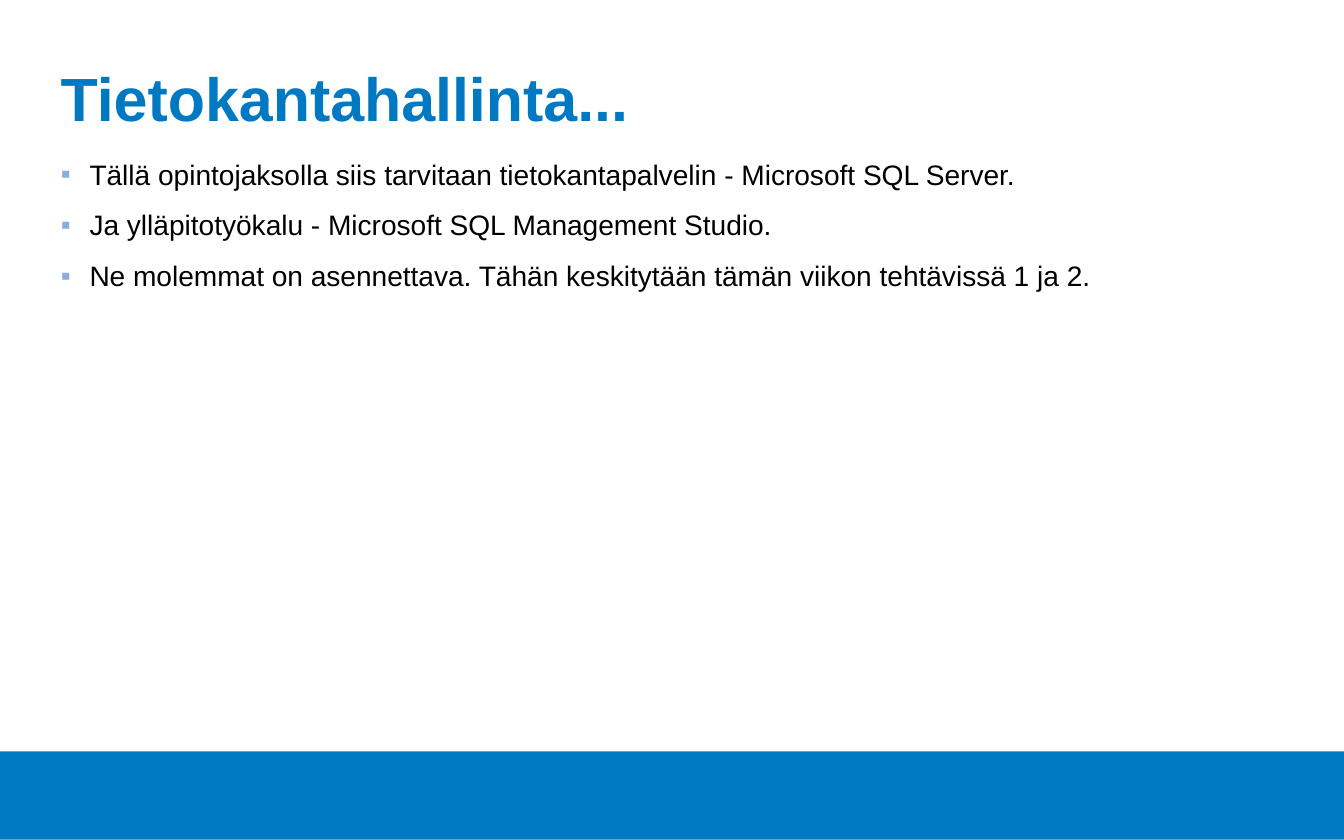
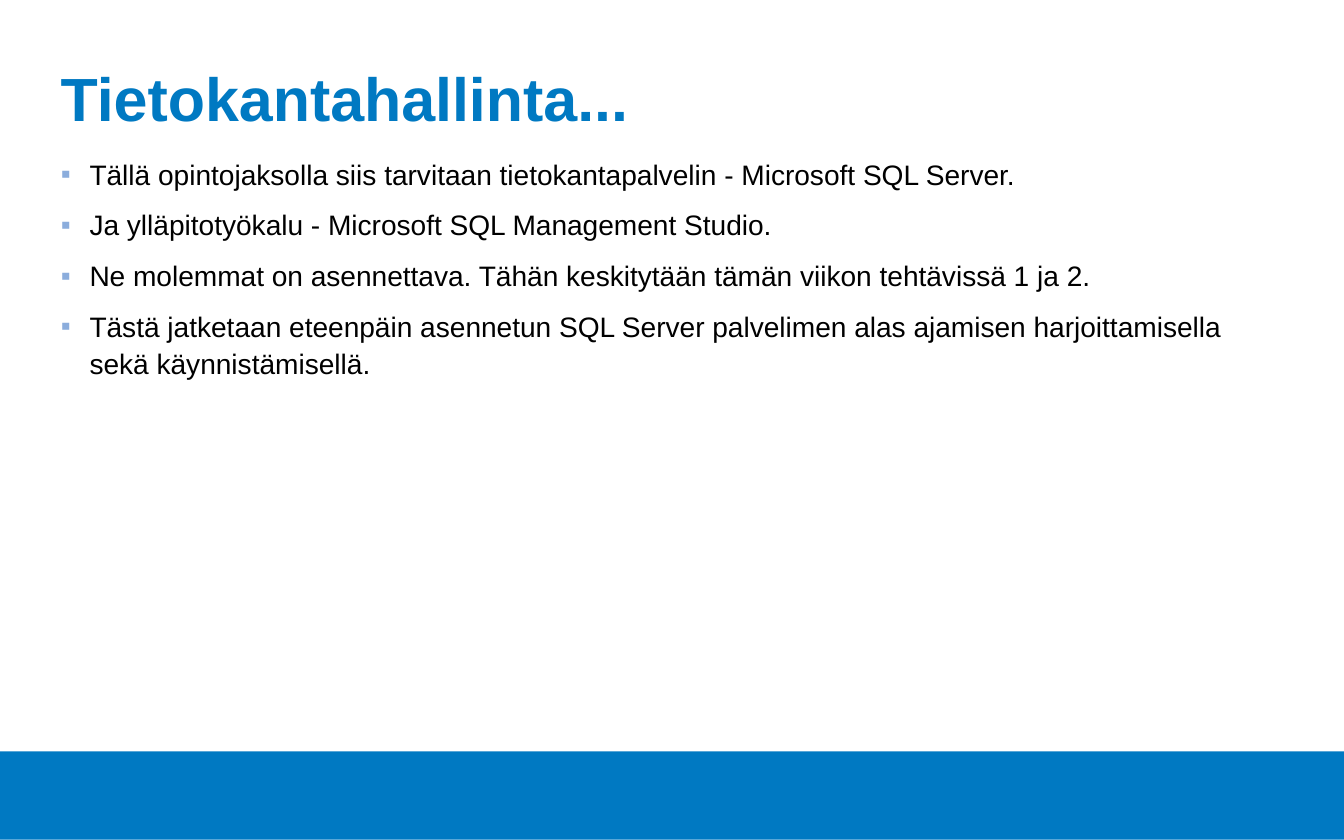
Before and after one commit to Tietokantahallinta/Tietokantahallinta.github.io, a slide deck: slide 3 of luennot/viikko01/Luentokalvot_01.pptx. Drawn at 1344x840 pixels with LibreOffice and Linux fonts; fonts in the diff are those of the drawing; background and template pictures are left out. Boxes give left, top, right and bottom in pixels: in the first picture for what was removed or moved away, otherwise in the second. Text is boxed around its words. In the diff, an @@ line names an element or a change of style, - is before the commit and + after.

```diff
--- a/luennot/viikko01/Luentokalvot_01.pptx
+++ b/luennot/viikko01/Luentokalvot_01.pptx
@@ text at (x1=90, y1=316, x2=1221, y2=379): paragraph added @@
+▪ Tästä jatketaan eteenpäin asennetun SQL Server palvelimen alas ajamisen harjoittamisella sekä käynnistämisellä.
```
Also in this commit, not shown: 4 other files.
